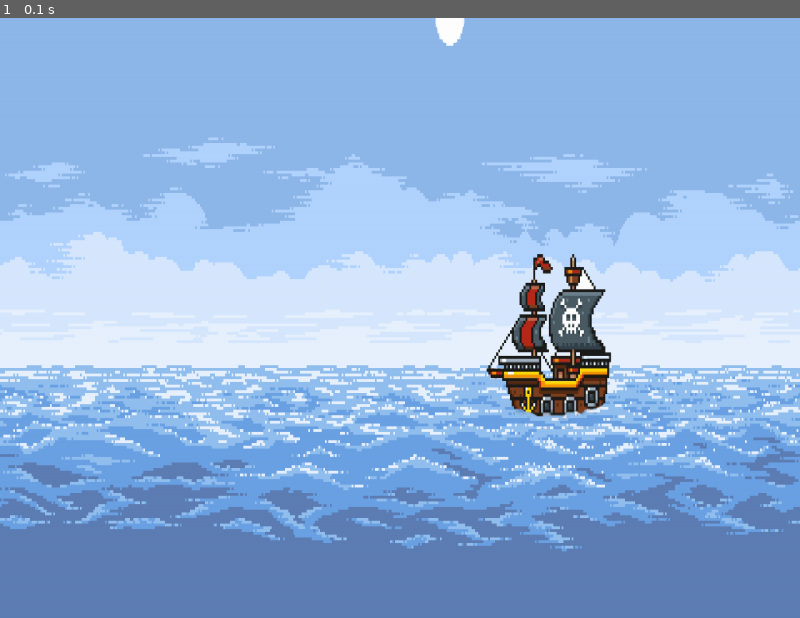
Above: before the commit, frame 1.
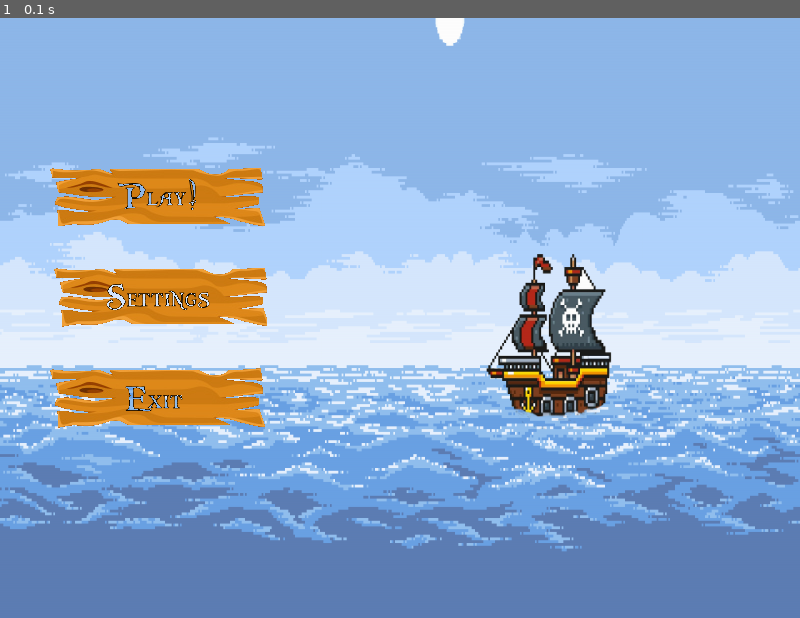
Above: after the commit, the same moment.

Repository: Unicreaste/PyGame-Project
Game: pygame game, started from Game.py
The game is run twice, just before and just after one commit, with the same random seed, the same clock (stepped at 60 frames per second) and the same inputs.
Inputs:
- Up to frame 1 (0.1 s): no input

The runs differ from the first frame. In frame 1, 6.5% of the frame differs, in the area x 6-34%, y 25-69%.

Commit message:
Buttons(without functions)

Diff:
--- a/Game.py
+++ b/Game.py
@@ -1,4 +1,5 @@
 import pygame
+import os
 
 pygame.init()
 
@@ -6,7 +7,7 @@
 display_height = 600
 
 gameDisplay = pygame.display.set_mode((display_width, display_height))
-pygame.display.set_caption('A bit Racey')
+pygame.display.set_caption('Pirate robbery')
 clock = pygame.time.Clock()
 
 background = pygame.image.load('Фон.png').convert()
@@ -15,12 +16,70 @@
 black = (0, 0, 0)
 white = (255, 255, 255)
 
+
+def load_image(name, color_key=None):
+    fullname = os.path.join('data', name)
+    try:
+        image = pygame.image.load(fullname).convert()
+    except pygame.error as message:
+        print('Cannot load image:', name)
+        raise SystemExit(message)
+
+    if color_key is not None:
+        if color_key == -1:
+            color_key = image.get_at((0, 0))
+        image.set_colorkey(color_key)
+    else:
+        image = image.convert_alpha()
+    return image
+
+
 crashed = False
 
 
+class ButonPlay(pygame.sprite.Sprite):
+    image = load_image('Button_Play.png', color_key=-1)
 
-x = round(display_width * 0.001)
-y = round(display_height * 0.01)
+    def __init__(self, group):
+        super().__init__(group)
+        self.image = ButonPlay.image
+        self.rect = self.image.get_rect()
+        while True:
+            self.rect.topleft = (50, 150)
+            if len(pygame.sprite.spritecollide(self, all_sprites, False)) == 1:
+                break
+
+
+class ButonSettings(pygame.sprite.Sprite):
+    image = load_image('Button_Settings.png', color_key=-1)
+
+    def __init__(self, group):
+        super().__init__(group)
+        self.image = ButonSettings.image
+        self.rect = self.image.get_rect()
+        while True:
+            self.rect.topleft = (50, 250)
+            if len(pygame.sprite.spritecollide(self, all_sprites, False)) == 1:
+                break
+
+class ButonExit(pygame.sprite.Sprite):
+    image = load_image('Button_Exit.png', color_key=-1)
+
+    def __init__(self, group):
+        super().__init__(group)
+        self.image = ButonExit.image
+        self.rect = self.image.get_rect()
+        while True:
+            self.rect.topleft = (50, 350)
+            if len(pygame.sprite.spritecollide(self, all_sprites, False)) == 1:
+                break
+
+
+all_sprites = pygame.sprite.Group()
+
+ButonPlay(all_sprites)
+ButonSettings(all_sprites)
+ButonExit(all_sprites)
 
 run = True
 while run:
@@ -31,17 +90,7 @@
         if event.type == pygame.QUIT:
             run = False
 
-    # update the game states and positions of objects
-    keys = pygame.key.get_pressed()
-    x += (keys[pygame.K_RIGHT] - keys[pygame.K_LEFT]) * 5
-    y += (keys[pygame.K_DOWN] - keys[pygame.K_UP]) * 5
-    x = x % gameDisplay.get_width()
-    y = y % gameDisplay.get_height()
-
     # draw the background
     gameDisplay.blit(background, (0, 0))
-
-    # draw the entire scene
-
-    # update the display
+    all_sprites.draw(gameDisplay)
     pygame.display.flip()
Binary file added: data/Button_Exit.png
Binary file added: data/Button_Play.png
Binary file added: data/Button_Settings.png
